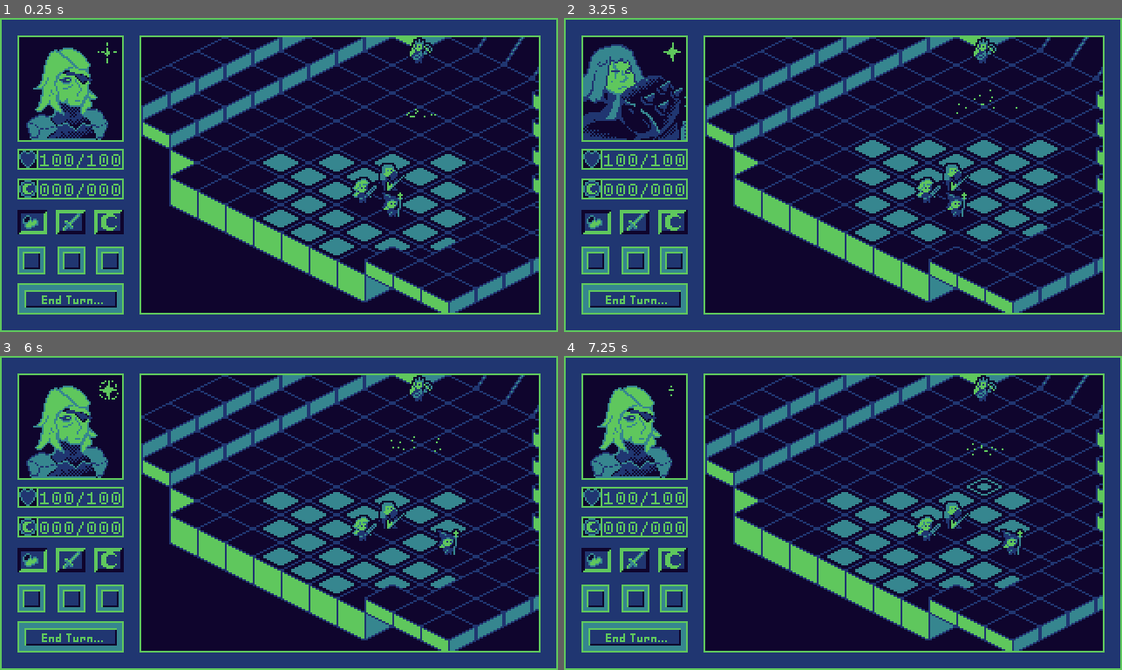
Above: before the commit, frames 1-4 (two rows, left to right).
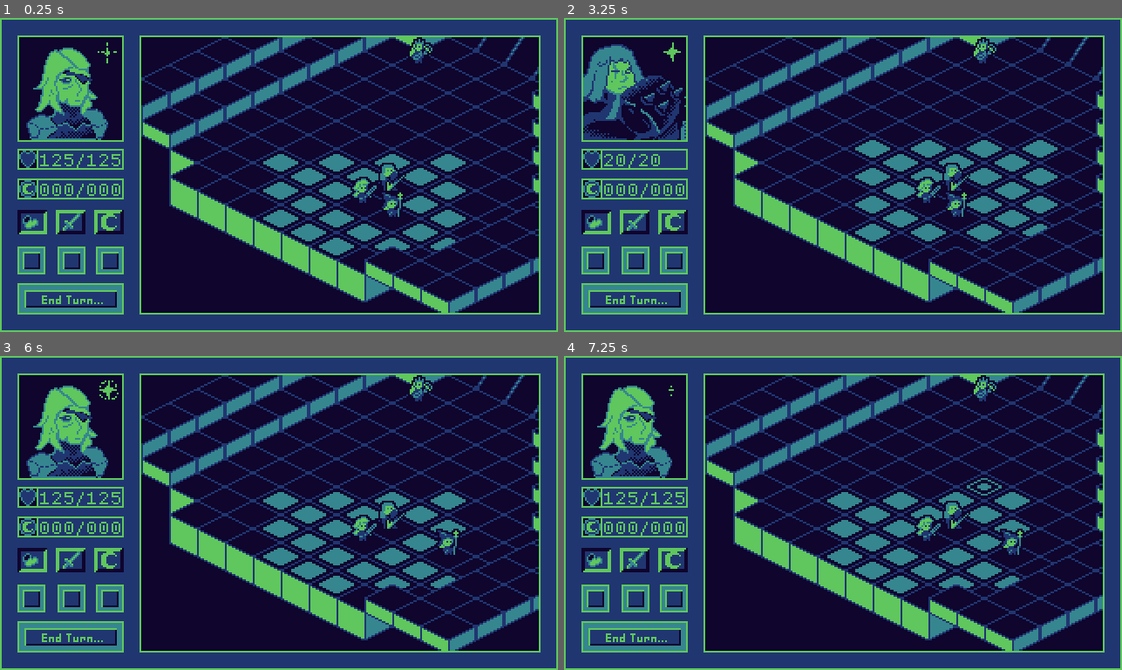
Above: after the commit, the same moments.

Repository: NoahLPoteat/CapstoneProject
Game: Godot game, scene res://src/gameplay/prototypes/game_prototype.tscn
The game is run twice, just before and just after one commit, with the same random seed, the same clock (stepped at 60 frames per second) and the same inputs. The engine's default icon, where the game draws it, is replaced by a stand-in: a white triangle on a blue panel in a dark square.
Inputs (mouse positions are in pixels of both pictures, inside the frame that each line leads up to):
- Up to frame 1 (0.25 s): no input
- Up to frame 2 (3.25 s): move the mouse to (597, 222) at 0.52 s; click (597, 222) at 0.67 s; move the mouse to (636, 222) at 1.27 s; click (636, 222) at 1.42 s; move the mouse to (675, 222) at 2.02 s; click (675, 222) at 2.17 s; tap Enter at 2.75 s; move the mouse to (636, 297) at 2.77 s; click (636, 297) at 2.92 s
- Up to frame 3 (6 s): tap Space (debug_turn_skip) at 3.5, 4.15, 5.75 s; move the mouse to (446, 560) at 3.52 s; click (446, 560) at 3.67 s; move the mouse to (111, 465) at 4.27 s; click (111, 465) at 4.42 s; tap Enter at 5 s; move the mouse to (306, 513) at 5.02 s; click (306, 513) at 5.17 s; move the mouse to (195, 434) at 5.77 s; click (195, 434) at 5.92 s
- Up to frame 4 (7.25 s): tap Enter at 6.5 s; move the mouse to (965, 497) at 6.52 s; click (965, 497) at 6.67 s

The runs differ from the first frame. In frame 1, 0.1% of the frame differs, in the area x 9-79%, y 28-48%; in frame 2, 0.2%, in the area x 7-82%, y 22-48%; in frame 3, 0.1%; in frame 4, 0.1%.

Commit message:
Battle Phases Early Imp
Background implementation for battle phases, specific details still needed

Diff:
--- a/Project/src/gameplay/prototypes/battle_map_controller.gd
+++ b/Project/src/gameplay/prototypes/battle_map_controller.gd
@@ -186,6 +186,10 @@
 
 
 
+func remove_unit(unit: UnitBase):
+	var i_pos = unit_pos_from_unit[unit]
+	unit_pos_from_unit.erase(unit)
+	unit_from_pos.erase(i_pos)
 
 func get_nav_sys():
 	return nav_sys
--- a/Project/src/gameplay/prototypes/battle_map_controller.tscn
+++ b/Project/src/gameplay/prototypes/battle_map_controller.tscn
@@ -6,8 +6,10 @@
 [ext_resource type="Script" uid="uid://b8cfkjif4u2r0" path="res://src/gameplay/battle_maps/map.gd" id="3_ekq22"]
 [ext_resource type="PackedScene" uid="uid://ct3ui131rw88u" path="res://src/gameplay/prototypes/unit_scene_base.tscn" id="5_ekq22"]
 [ext_resource type="Texture2D" uid="uid://stn5bu8ghnvr" path="res://assets/art/characters/portraitDesign.png" id="6_063d6"]
-[ext_resource type="Script" uid="uid://b10cm1o4txpbm" path="res://src/gameplay/resources/ability_res/built_abilities/single_target_strike.gd" id="7_063d6"]
+[ext_resource type="Resource" uid="uid://1lwlmrmyxrwk" path="res://src/gameplay/resources/ability_res/built_abilities/str_single_plus.tres" id="6_lpman"]
+[ext_resource type="Script" uid="uid://b10cm1o4txpbm" path="res://src/gameplay/resources/ability_res/built_abilities/str_single_corners.gd" id="7_063d6"]
 [ext_resource type="PackedScene" uid="uid://dqxytahl0deg1" path="res://src/gameplay/prototypes/particles/bloodParticle.tscn" id="8_chmxg"]
+[ext_resource type="Resource" uid="uid://ccxbxmqnssxwi" path="res://src/gameplay/resources/ability_res/built_abilities/str_single_corners.tres" id="8_qu2af"]
 
 [sub_resource type="AtlasTexture" id="AtlasTexture_ekq22"]
 atlas = ExtResource("6_063d6")
@@ -21,7 +23,7 @@
 script = ExtResource("7_063d6")
 ability_name = "Strike"
 ability_desc = "Single Target Strike, Range and Damage Varies per unit"
-val = 20
+val = 35
 
 [sub_resource type="AtlasTexture" id="AtlasTexture_lpman"]
 atlas = ExtResource("6_063d6")
@@ -60,11 +62,21 @@
 [node name="Unit2" parent="MapContainer/Map/EnemyUnits" instance=ExtResource("5_ekq22")]
 position = Vector2(28, -22)
 starting_pos = Vector2i(9, 1)
+health = 20
+max_health = 20
+mana = 60
+mana_recovery = 10
+movement_left = 2
+strike = ExtResource("6_lpman")
 
 [node name="Unit" parent="MapContainer/Map/EnemyUnits" instance=ExtResource("5_ekq22")]
 position = Vector2(46, -22)
 portrait_texture = SubResource("AtlasTexture_ekq22")
 starting_pos = Vector2i(5, -4)
+mana = 75
+mana_recovery = 15
+movement_left = 4
+strike = ExtResource("8_qu2af")
 
 [node name="Sprite2D" parent="MapContainer/Map/EnemyUnits/Unit" index="0"]
 frame = 17
@@ -75,6 +87,8 @@
 position = Vector2(-32, -20)
 portrait_texture = SubResource("AtlasTexture_chmxg")
 is_ally = true
+health = 125
+max_health = 125
 strike = SubResource("Resource_chmxg")
 
 [node name="Sprite2D" parent="AllyUnitContainer/Sharri" index="0"]
@@ -85,6 +99,7 @@
 portrait_texture = SubResource("AtlasTexture_lpman")
 is_ally = true
 starting_pos = Vector2i(10, 2)
+movement_left = 4
 strike = SubResource("Resource_063d6")
 
 [node name="Sprite2D" parent="AllyUnitContainer/Unit2" index="0"]
--- a/Project/src/gameplay/prototypes/battle_screen_controller.gd
+++ b/Project/src/gameplay/prototypes/battle_screen_controller.gd
@@ -12,8 +12,6 @@
 	END_SCREEN
 }
 
-var current_battle_phase: BATTLE_PHASES
-
 enum TURN_STATES {
 	MOVING,
 	STRIKING,
@@ -35,11 +33,83 @@
 func _ready():
 	init_turn_order()
 
+	#get rid of when we have a proper placement phase
+	next_turn()
+
 func _process(delta: float) -> void:
-	turn_state_process()
-
-var current_state: TURN_STATES
-
+	battle_state_process()
+
+
+#placement - just start turn order fo now
+#	in the future
+#	display a side panel of all ally units
+#	go through order allowing user to place
+#	each unit in a select area
+#	first we need tiles to have data on which tiles should be placeable
+#ALLY_TURN
+#	pass down to current_turn_process which handles all ally turn behaivour
+#ENEMY_TURN
+#	for now have a quick function to just make enemy unit move to nearest ally unit
+#	and attack if in range
+#	in the future we will offset this to the enemy specificly
+#	allowing them to control their own ai
+#END_SCREEN
+#	if game won display a win screen and pass up that the user has won
+#	if game lost then display a loss screen and pass up without has won
+#NONE
+#	default state, potentially use to just swap to placement phase
+var current_battle_state: BATTLE_PHASES
+func battle_state_process():
+
+	match current_battle_state:
+		BATTLE_PHASES.PLACEMENT:
+			##Most of placement phase will be handled by the input function
+			##	and the gui updating
+			##for now we just go to ally_turn
+			change_battle_state(BATTLE_PHASES.ALLY_TURN)
+		BATTLE_PHASES.ALLY_TURN:
+			turn_state_process()
+		BATTLE_PHASES.ENEMY_TURN:
+			turn_state_process()
+		BATTLE_PHASES.END_SCREEN:
+			pass
+		BATTLE_PHASES.NONE:
+			##this state should only be reached while there is
+			#	no active battle
+			#meaning, if this state exists we should go to the placement phase
+			#	cross ref the way battles are initiated to make sure everything works
+			change_battle_state(BATTLE_PHASES.PLACEMENT)
+			pass
+
+func change_battle_state(new_state: BATTLE_PHASES):
+	exit_battle_state(current_battle_state)
+	current_battle_state = new_state
+	match new_state:
+		BATTLE_PHASES.PLACEMENT:
+			pass
+		BATTLE_PHASES.ALLY_TURN:
+			pass
+		BATTLE_PHASES.ENEMY_TURN:
+			pass
+		BATTLE_PHASES.END_SCREEN:
+			pass
+		BATTLE_PHASES.NONE:
+			pass
+
+func exit_battle_state(old_state: BATTLE_PHASES):
+	match old_state:
+		BATTLE_PHASES.PLACEMENT:
+			pass
+		BATTLE_PHASES.ALLY_TURN:
+			pass
+		BATTLE_PHASES.ENEMY_TURN:
+			pass
+		BATTLE_PHASES.END_SCREEN:
+			pass
+		BATTLE_PHASES.NONE:
+			pass
+
+var current_turn_state: TURN_STATES
 var old_tiles: Array = []
 func turn_state_process():
 	for tile in old_tiles:
@@ -47,7 +117,7 @@
 	old_tiles = []
 
 
-	match current_state:
+	match current_turn_state:
 		TURN_STATES.MOVING:
 			var moves_left = current_unit.movement_left
 			##Highlight tiles based on units available spaces left
@@ -61,34 +131,24 @@
 
 
 		TURN_STATES.STRIKING:
-			##Cover tiles valid in current units strike distance
-			##	Use similar structure to the moving tiles (but different atl)
-			##Mouse Detection in lower node will be handling finer details
 			var strike: AbilityBase = current_unit.get_strike()
-
-
 			if strike == null:
 				return
 
 			var can_use_abi: bool = current_unit.can_use_ability()
-
 			if not can_use_abi:
 				return
 
-			var dist = strike.abi_range
-			for x in range(dist * -1, dist + 1):
-				for y in range(dist * -1, dist + 1):
-					var axy = abs(x) + abs(y)
-					if axy <= dist and axy != 0:
-						var to_pos = current_unit.map_position + Vector2i(x, y)
-
-						if to_pos == current_unit.map_position:
-							continue
-
-						battle_map_controller.highlight_tile(
-							battle_map_controller.atlas_enum.ATTACKABLE, to_pos, true)
-						old_tiles.append(to_pos)
-
+			var tiles = strike.get_tiles()
+			for t in tiles:
+				var t_off = current_unit.map_position + t
+				if t_off == current_unit.map_position:
+					continue
+
+				battle_map_controller.highlight_tile(
+					battle_map_controller.atlas_enum.ATTACKABLE, t_off, true
+				)
+				old_tiles.append(t_off)
 
 			pass
 		TURN_STATES.ABILITY:
@@ -102,10 +162,9 @@
 			pass
 
 
-
 func change_unit_state(new_state: TURN_STATES):
-	state_left(current_state)
-	current_state = new_state
+	state_left(current_turn_state)
+	current_turn_state = new_state
 	match new_state:
 		TURN_STATES.MOVING:
 
@@ -120,7 +179,7 @@
 			pass
 
 func state_left(old_state: TURN_STATES):
-	if current_state == null:
+	if current_turn_state == null:
 		print("Unit state broken, check state_left() in battle_screen_controller.gd")
 		return
 
@@ -133,7 +192,7 @@
 	if event is InputEventMouse:
 		var pos = event.global_position
 		if sub_view_rect.has_point(pos) and self.visible:
-			match current_state:
+			match current_turn_state:
 				TURN_STATES.MOVING:
 					if event is InputEventMouseButton:
 						if event.button_index == MOUSE_BUTTON_LEFT and event.pressed:
@@ -141,8 +200,9 @@
 				TURN_STATES.STRIKING:
 					if event is InputEventMouseButton:
 						if event.button_index == MOUSE_BUTTON_LEFT and event.pressed:
-							battle_map_controller.attempt_strike_unit(pos, current_unit)
-							update_gui()
+							if current_unit.can_use_ability():
+								battle_map_controller.attempt_strike_unit(pos, current_unit)
+								update_gui()
 				TURN_STATES.ABILITY:
 					pass
 				_:
@@ -154,17 +214,21 @@
 
 ##Updates the overlay GUI with the new unit data
 func update_gui():
-	overlay_node.update_gui(current_unit, current_battle_phase, current_state)
+	overlay_node.update_gui(current_unit, current_battle_state, current_turn_state)
 
 func next_turn():
-	#print("turn changed")
-
 	if turn_index >= len(turn_order):
 		turn_index = 0 #reset back to start of turn order
 
 	current_unit = turn_order[turn_index]
 	current_unit.reset_turn()
-	current_state = TURN_STATES.MOVING
+
+	if current_unit.is_ally:
+		change_battle_state(BATTLE_PHASES.ALLY_TURN)
+	else:
+		change_battle_state(BATTLE_PHASES.ENEMY_TURN)
+
+	current_turn_state = TURN_STATES.MOVING
 	update_gui()
 	turn_index += 1
 
@@ -192,34 +256,60 @@
 				turn_order.append(enemy_arr[i])
 			turn_order.append(ally_arr[i])
 
+	var i = 0
 	for unit: UnitBase in turn_order:
-		print("Attempting unit starting move debug")
+		print("Attempting unit starting move debug, and turn order setup")
+		unit.turn_order_pos = i
 		battle_map_controller.attempt_move_unit(Vector2.ZERO, unit, unit.starting_pos, true, true)
-
-	next_turn()
-
-	print(turn_order, current_unit.unit_name)
+		#connect each units on_death signal to a function for killing them
+		unit.unit_died.connect(unit_death.bind(unit))
+		i += 1
+
+	#next_turn()
+
+	print("Units Loaded (bsc.gd)", turn_order)
 
 func retrieve_units():
 	return battle_map_controller.get_units_arr()
 
+func unit_death(unit: UnitBase):
+	turn_order.remove_at(unit.turn_order_pos)
+	unit.queue_free()
+
+	battle_map_controller.remove_unit(unit)
+
+	#update loop
+	var i = 0
+	for u in turn_order:
+		u.turn_order_pos = i
+		i += 1
+
+	check_win_loss()
+
+## two options
+#	either return 2 bools, 1 for whether the game is over
+#	another for if won
+#OR
+# just keep the logic in function and return when called elsewhere
+func check_win_loss():
+	pass
 
 func _on_active_unit_button_ctr_button_pressed(choice: UnitButton.BUTTON_CHOICE) -> void:
 	match choice:
 		UnitButton.BUTTON_CHOICE.MOVEMENT:
-			if current_state == TURN_STATES.MOVING:
+			if current_turn_state == TURN_STATES.MOVING:
 				return
 			else:
 				change_unit_state(TURN_STATES.MOVING)
 				update_gui()
 		UnitButton.BUTTON_CHOICE.STRIKE:
-			if current_state == TURN_STATES.STRIKING:
+			if current_turn_state == TURN_STATES.STRIKING:
 				return
 			else:
 				change_unit_state(TURN_STATES.STRIKING)
 				update_gui()
 		UnitButton.BUTTON_CHOICE.ABILITY:
-			if current_state == TURN_STATES.ABILITY:
+			if current_turn_state == TURN_STATES.ABILITY:
 				return
 			else:
 				change_unit_state(TURN_STATES.ABILITY)
--- a/Project/src/gameplay/prototypes/particles/bloodParticle.tscn
+++ b/Project/src/gameplay/prototypes/particles/bloodParticle.tscn
@@ -1,4 +1,11 @@
-[gd_scene load_steps=2 format=3 uid="uid://dqxytahl0deg1"]
+[gd_scene load_steps=4 format=3 uid="uid://dqxytahl0deg1"]
+
+[sub_resource type="Gradient" id="Gradient_pafts"]
+offsets = PackedFloat32Array(0, 0.0115606785, 0.25433525, 1)
+colors = PackedColorArray(0.21176471, 0.5254902, 0.56078434, 1, 0.21176471, 0.5254902, 0.56078434, 1, 0.37254903, 0.78039217, 0.3647059, 1, 0.37254903, 0.78039217, 0.3647059, 1)
+
+[sub_resource type="GradientTexture1D" id="GradientTexture1D_1bcre"]
+gradient = SubResource("Gradient_pafts")
 
 [sub_resource type="ParticleProcessMaterial" id="ParticleProcessMaterial_pafts"]
 particle_flag_disable_z = true
@@ -6,10 +13,12 @@
 initial_velocity_min = 50.0
 initial_velocity_max = 70.0
 gravity = Vector3(0, 98, 0)
-color = Color(0.37254903, 0.78039217, 0.3647059, 1)
+color_ramp = SubResource("GradientTexture1D_1bcre")
 
 [node name="Node2D" type="GPUParticles2D"]
+emitting = false
 amount = 12
 lifetime = 0.7
+one_shot = true
 explosiveness = 0.7
 process_material = SubResource("ParticleProcessMaterial_pafts")
--- a/Project/src/gameplay/prototypes/unit_scene_base.tscn
+++ b/Project/src/gameplay/prototypes/unit_scene_base.tscn
@@ -1,8 +1,9 @@
-[gd_scene load_steps=5 format=3 uid="uid://ct3ui131rw88u"]
+[gd_scene load_steps=6 format=3 uid="uid://ct3ui131rw88u"]
 
 [ext_resource type="Script" uid="uid://dh7uvryf2q04a" path="res://src/gameplay/units/unit.gd" id="1_jy6c2"]
 [ext_resource type="Texture2D" uid="uid://stn5bu8ghnvr" path="res://assets/art/characters/portraitDesign.png" id="2_2p8cq"]
 [ext_resource type="Texture2D" uid="uid://c3t8f5k3ggg8w" path="res://assets/art/characters/CharacterDesignAtl.png" id="3_yytn0"]
+[ext_resource type="PackedScene" uid="uid://dqxytahl0deg1" path="res://src/gameplay/prototypes/particles/bloodParticle.tscn" id="4_2p8cq"]
 
 [sub_resource type="AtlasTexture" id="AtlasTexture_jy6c2"]
 atlas = ExtResource("2_2p8cq")
@@ -21,3 +22,11 @@
 hframes = 8
 vframes = 8
 frame = 3
+
+[node name="Node2D" parent="." instance=ExtResource("4_2p8cq")]
+y_sort_enabled = true
+amount = 20
+explosiveness = 0.8
+randomness = 0.15
+
+[node name="AnimatedSprite2D" type="AnimatedSprite2D" parent="."]
--- a/Project/src/gameplay/resources/ability_res/ability_base.gd
+++ b/Project/src/gameplay/resources/ability_res/ability_base.gd
@@ -19,3 +19,6 @@
 
 func get_range():
 	return abi_range
+
+func get_tiles():
+	return []
--- a/Project/src/gameplay/resources/ability_res/built_abilities/single_target_strike.gd
+++ /dev/null
@@ -1,8 +0,0 @@
-extends AbilityBase
-
-
-
-
-func effect(target_unit: UnitBase):
-	super(target_unit)
-	target_unit.take_damage(val)
--- a/Project/src/gameplay/resources/ability_res/built_abilities/single_target_strike.tres
+++ /dev/null
@@ -1,8 +0,0 @@
-[gd_resource type="Resource" load_steps=2 format=3 uid="uid://ccxbxmqnssxwi"]
-
-[ext_resource type="Script" uid="uid://b10cm1o4txpbm" path="res://src/gameplay/resources/ability_res/built_abilities/single_target_strike.gd" id="1_mpplt"]
-
-[resource]
-script = ExtResource("1_mpplt")
-ability_name = "Strike"
-ability_desc = "Single Target Strike, Range and Damage Varies per unit"
--- /dev/null
+++ b/Project/src/gameplay/resources/ability_res/built_abilities/str_single_corners.gd
@@ -0,0 +1,18 @@
+extends AbilityBase
+
+
+func effect(target_unit: UnitBase):
+	super(target_unit)
+	target_unit.take_damage(val)
+
+func get_tiles():
+	var r = abi_range
+	var out = []
+	for x in range(r * -1, r + 1):
+		for y in range(r * -1, r + 1):
+			var axy = abs(x) + abs(y)
+
+			if axy <= r and axy != 0:
+				out.append(Vector2i(x,y))
+
+	return out
--- /dev/null
+++ b/Project/src/gameplay/resources/ability_res/built_abilities/str_single_corners.tres
@@ -0,0 +1,10 @@
+[gd_resource type="Resource" load_steps=2 format=3 uid="uid://ccxbxmqnssxwi"]
+
+[ext_resource type="Script" uid="uid://b10cm1o4txpbm" path="res://src/gameplay/resources/ability_res/built_abilities/str_single_corners.gd" id="1_okvtp"]
+
+[resource]
+script = ExtResource("1_okvtp")
+ability_name = "Strike"
+ability_desc = "Single Target Strike, Range and Damage Varies per unit"
+abi_range = 5
+val = 30
--- /dev/null
+++ b/Project/src/gameplay/resources/ability_res/built_abilities/str_single_plus.gd
@@ -0,0 +1,20 @@
+extends AbilityBase
+
+
+func effect(target_unit: UnitBase):
+	super(target_unit)
+	target_unit.take_damage(val)
+
+func get_tiles():
+	var r = abi_range
+	var out = []
+	for x in range(r * -1, r + 1):
+		for y in range(r * -1, r + 1):
+			var ax = abs(x)
+			var ay = abs(y)
+			var axy = ax + ay
+
+			if (ax == 0 or ay == 0) and axy <= r:
+				out.append(Vector2i(x,y))
+
+	return out
--- /dev/null
+++ b/Project/src/gameplay/resources/ability_res/built_abilities/str_single_plus.tres
@@ -0,0 +1,11 @@
+[gd_resource type="Resource" load_steps=2 format=3 uid="uid://1lwlmrmyxrwk"]
+
+[ext_resource type="Script" uid="uid://yqhs5h61d5b2" path="res://src/gameplay/resources/ability_res/built_abilities/str_single_plus.gd" id="1_s8u4i"]
+
+[resource]
+script = ExtResource("1_s8u4i")
+ability_name = "SpearStrike"
+ability_desc = "Strike with your spear in a straight line"
+abi_range = 3
+val = 25
+metadata/_custom_type_script = "uid://mpukm3krw8pq"
--- a/Project/src/gameplay/units/unit.gd
+++ b/Project/src/gameplay/units/unit.gd
@@ -1,5 +1,8 @@
 class_name UnitBase extends Node2D
-signal unit_died(turn_position: int)
+signal unit_died()
+
+##subnodes
+@onready var blood_particle: GPUParticles2D = $Node2D
 
 @export var unit_name: String = "Enter Name..."
 @export var unit_class : UnitClass
@@ -59,8 +62,11 @@
 func take_damage(val: int):
 	health -= val
 
+	blood_particle.restart(false)
+
 	health = max(health, 0)
 
+	await blood_particle.finished
 	if health <= 0:
 		die()
 
@@ -70,7 +76,7 @@
 	health = min(health, max_health)
 
 func die():
-	unit_died.emit(turn_order_pos)
+	unit_died.emit()
 
 func get_strike():
 	if strike != null:
Binary file added: Project/assets/art/characters/unitDeathAnim.png
Not shown, added: Project/assets/art/characters/unitDeathAnim.png.import
Not shown: 1 places in Project/src/gameplay/prototypes/battle_map_controller.tscn that only renumber resources
Renamed: Project/src/gameplay/resources/ability_res/built_abilities/single_target_strike.gd.uid -> Project/src/gameplay/resources/ability_res/built_abilities/str_single_corners.gd.uid
Not shown, added: Project/src/gameplay/resources/ability_res/built_abilities/str_single_plus.gd.uid
Not shown, changed: CapstoneObsidian/Bugs & Issues.md
Not shown, changed: CapstoneObsidian/To-do Kanban.md
